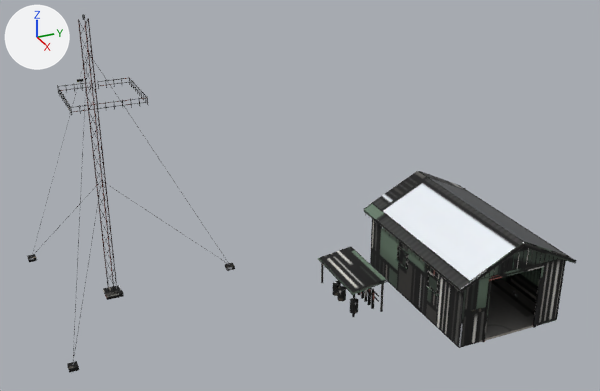
Renders of the glTF model assets/models/kedr/corpus_yard.glb from each side of a commit.
Before and after are seen from a 50 mm camera at (165.1, 4.0, 31.6) aimed at (102.9, 32.0, 0.5). The lights are fixed; the arrows at upper left show +X, +Y and +Z. The first picture is the older version. Vertices at exactly the same position are counted once.

Script lines for the objects in view, before the commit:
```python
me_pm1 = bpy.data.meshes.new('pm1')
me_pm1.from_pydata(...)  # 7366 vertices, 10925 faces; spans x 60.9..128.4, y 8.1..40.6, z 0.0..20.3
me_pm1.materials.append(mat_corpus_yard_baked)  # picture img_corpus_yard
ob_corpus_yard = bpy.data.objects.new('corpus_yard', me_pm1)
ob_corpus_yard.location = (0.0, 0.0, 0.0)
```
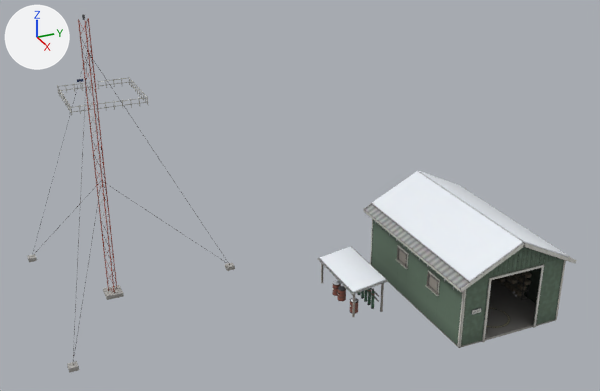
Changed parts and their boxes (x1, y1, x2, y2) in the pictures (600 x 391 px):
part 1 of me_pm1, added
    after: (495, 279, 527, 300)
part 2 of me_pm1, added
    after: (502, 277, 528, 292)
part 3 of me_pm1, added
    after: (517, 283, 527, 291)
part 4 of me_pm1, added
    after: (522, 279, 531, 286)
part 5 of me_pm1, added (mostly hidden)
    after: (487, 271, 532, 328)
part 6 of me_pm1, surface changed
    both: (27, 18, 577, 373)

The edits, one by one:
me_pm1 is used by ob_corpus_yard; location (0.0, 0.0, 0.0).
me_pm1 had 7366 vertices, 10925 faces and spanned x 60.9..128.4, y 8.1..40.6, z 0.0..20.3.
me_pm1 now has 9624 vertices, 15129 faces and spans x 60.9..128.4, y 8.1..40.6, z 0.0..20.3.
me_pm1 part 1: a new loose piece, a box spanning x 120.975..125.025, y 39.325..39.875, z 0.18..0.22, in mat_corpus_yard_baked (picture img_corpus_yard).
me_pm1 part 2: a new loose piece, a box spanning x 120.975..125.025, y 39.325..39.875, z 0.78..0.82, in mat_corpus_yard_baked (picture img_corpus_yard).
me_pm1 part 3: the loose piece of 56 vertices spanning x 115.7..128.4, y 36.0..39.9, z 5.1..7.2 is copied, and the copy is multiplied about its middle by the matrix ((0.04, 0.0, 0.0), (0.0, 0.086, -0.043), (0.0, 1.209, 2.418)), then moved by (2.6, 1.6, -5.2); it spans x 124.3..124.8, y 39.4..39.8, z 0.8..1.1.
me_pm1 part 4: the loose piece of 56 vertices spanning x 115.7..128.4, y 36.0..39.9, z 5.1..7.2 is copied, and the copy is multiplied about its middle by the matrix ((0.032, 0.0, 0.0), (0.0, 0.086, -0.043), (0.0, 1.209, 2.418)), then moved by (3.0, 1.6, -4.6); it spans x 124.8..125.2, y 39.4..39.8, z 1.4..1.7.
me_pm1 part 5: 962 vertices added at x 116.0..127.2, y 32.4..39.8, z 0.0..4.9.
me_pm1 part 6: 10886 kept faces spanning x 60.9..128.4, y 8.1..40.6, z 0.0..20.3 get new texture (UV) coordinates.
Other edits to the shape of me_pm1 do not show in these pictures.
